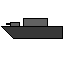
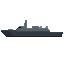
Layered file, before and after one edit (64x64). Changes by layer:
renamed "Tło" to "Warstwa", painted on it over [1, 18, 63, 39]
